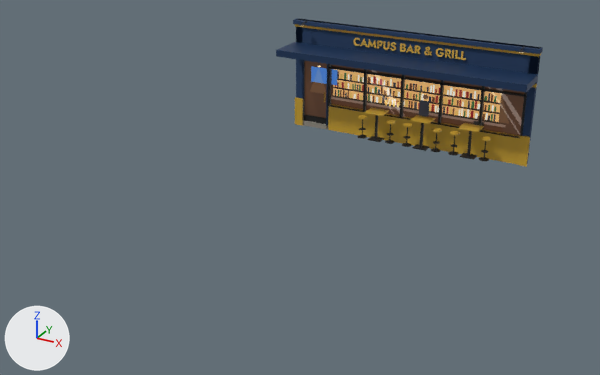
Renders of the glTF model art/models/props/venues/campus_bar.glb from each side of a commit.
Before and after are seen from a 50 mm lens placed at (10.46, -27.1, 10.6), pointed at (-0.47, -7.24, 0.67). Arrows for +X, +Y and +Z are at lower left; the lights stay in place. The older version comes first. Objects named as collision shapes, trigger or cutter boxes, shadow casters or lower levels of detail are left out. Vertices at exactly the same position are counted once.

Objects in the first picture: 'CampusBar'.
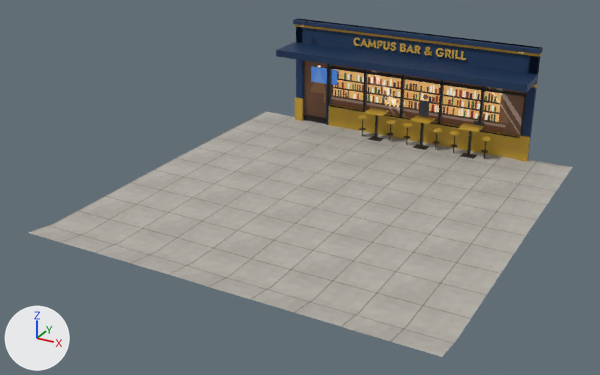
What differs and where, as boxes (x1, y1, x2, y2) in the pictures (600 x 375 px):
'CampusBar', reshaped (104% wider, 127% taller)
    before: (276, 18, 543, 167)
    after: (27, 18, 572, 357)
part 1 of me_campusbar, added
    after: (27, 112, 572, 357)

The change, as a list of edits to the scene's bpy script:
```text
Add img_sidewalk:
    img_sidewalk = load_image('sidewalk', '_unpacked/sidewalk', 64, 64, 'sRGB')
Add mat_vn_pave:
    mat_vn_pave = principled_material('VN_Pave')
    mat_vn_pave.texture = img_sidewalk
    mat_vn_pave.roughness = 0.95
Change me_campusbar:
    used by ob_campusbar; location = (0.0, 0.0, 0.0)
    remove me_campusbar.from_pydata(...)  # 2102 vertices, 3860 faces; spans x -4.55..4.55, y -1.6..0.0, z -0.17..3.93
    add me_campusbar.from_pydata(...)  # 2777 vertices, 5108 faces; spans x -6.0..6.0, y -12.75..0.0, z -0.17..3.93
    me_campusbar part 1: a new loose piece of 675 vertices spanning x -6.0..6.0, y -12.75..0.0, z 0.0..0.26, in mat_vn_pave (picture img_sidewalk)
    add me_campusbar.materials.append(mat_vn_pave)  # picture img_sidewalk
```
